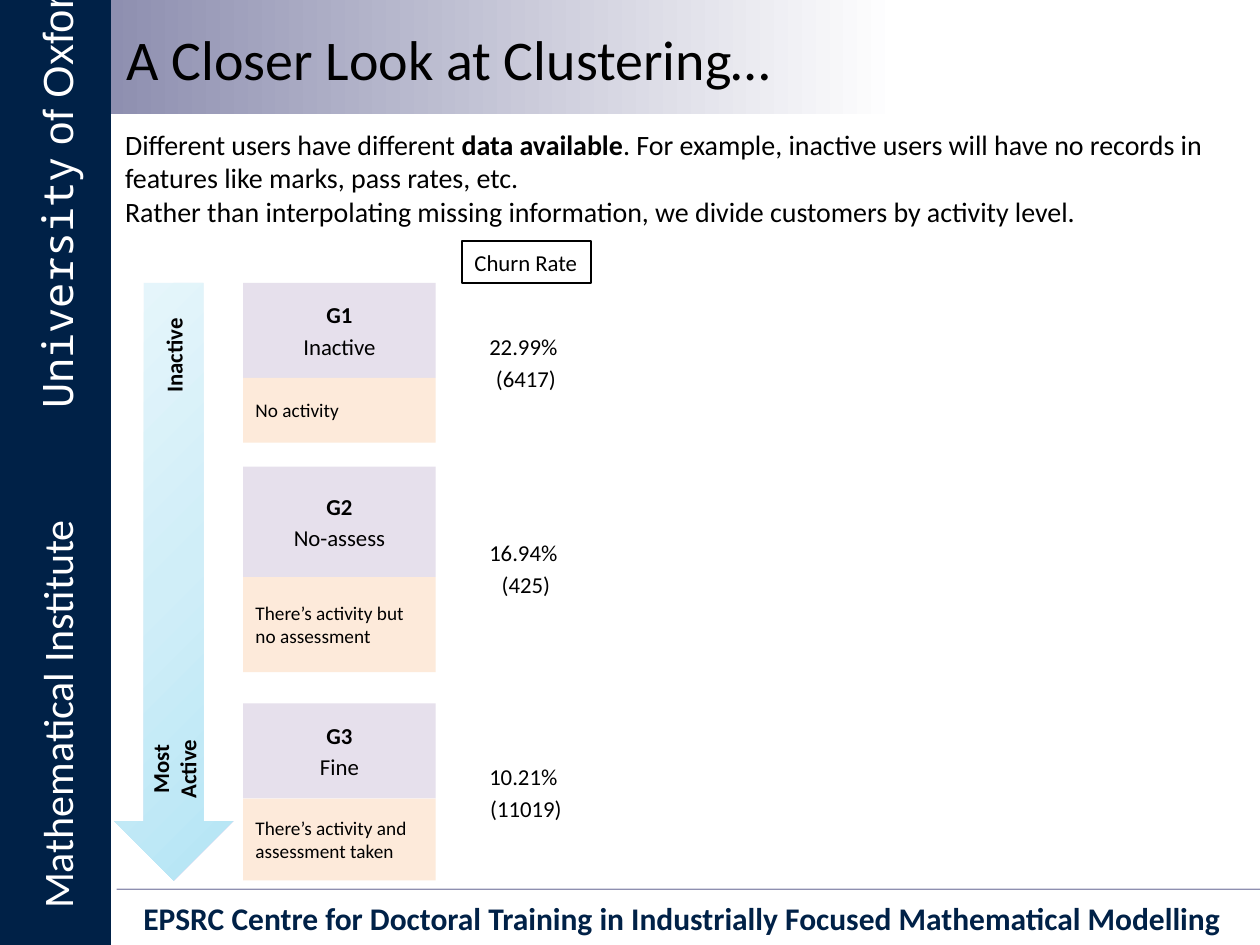
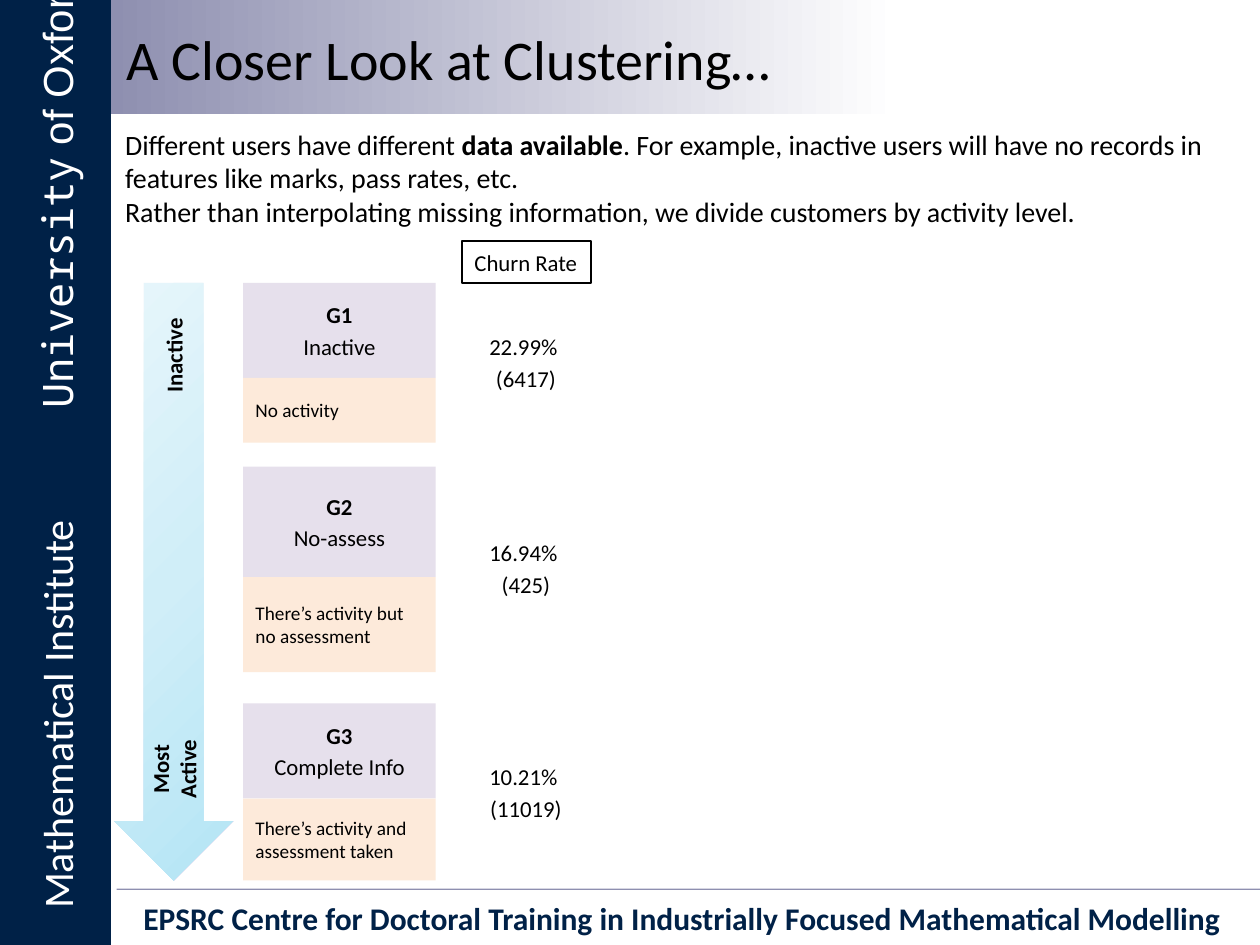
Before and after one commit to vicaws/Whizz, a slide deck: slide 26 of Slides/Whizz_oxford.pptx. Drawn at 1260x945 pixels with LibreOffice and Linux fonts; fonts in the diff are those of the drawing; background and template pictures are left out. Boxes give left, top, right and bottom in pixels: in the first picture for what was removed or moved away, otherwise in the second. Text is boxed around its words. In the diff, an @@ line names an element or a change of style, - is before the commit and + after.

```diff
--- a/Slides/Whizz_oxford.pptx
+++ b/Slides/Whizz_oxford.pptx
@@ text in rectangle at bbox=[274, 759, 405, 779]: text changed @@
-Fine
+Complete Info
```
Also in this commit, not shown: 5 other slides changed, 35 other files.
